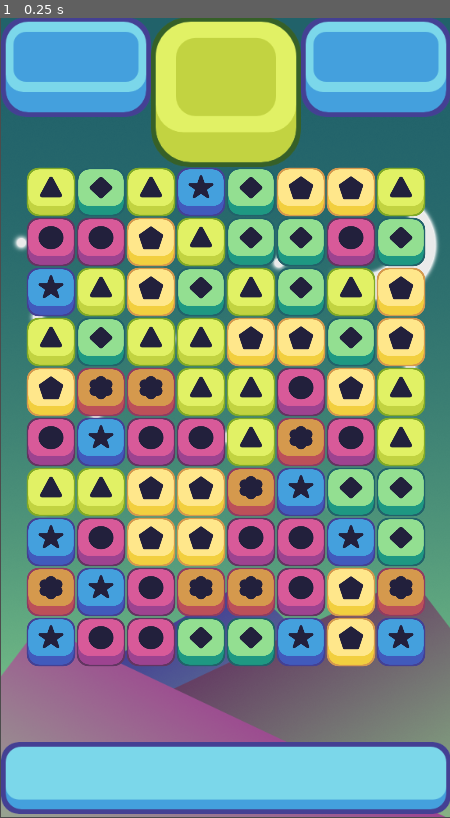
Above: before the commit, frame 1.
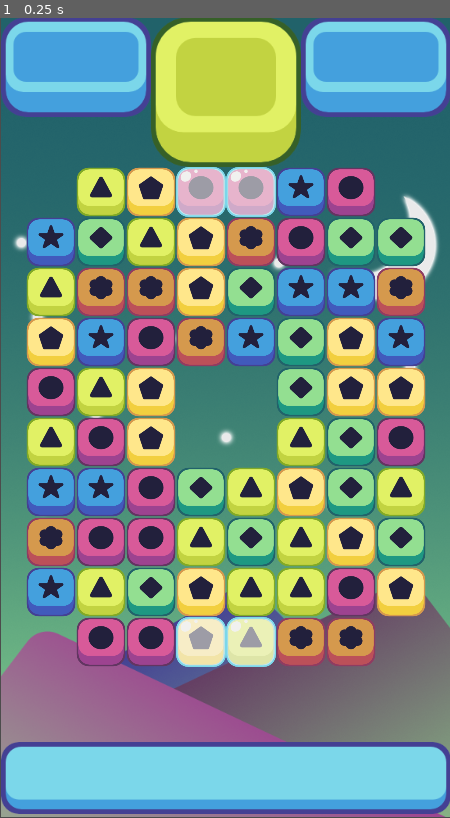
Above: after the commit, the same moment.

Repository: ondoheer/match3_godot
Game: Godot game, scene res://scenes/game_window.tscn
Two runs of this game, one before a commit and one after it. Both use one fixed random seed, a clock stepped at 60 frames per second and the inputs below.
Inputs:
- Up to frame 1 (0.25 s): no input

The runs differ from the first frame. In frame 1, 41% of the frame differs, in the area x 6-95%, y 18-82%.

Commit message:
ice pieces!

Diff:
--- a/scenes/game_window.tscn
+++ b/scenes/game_window.tscn
@@ -1,9 +1,10 @@
-[gd_scene load_steps=5 format=2]
+[gd_scene load_steps=6 format=2]
 
 [ext_resource path="res://art/UI/Backgrounds/background 2.png" type="Texture" id=1]
 [ext_resource path="res://art/UI/Top UI v 2.png" type="Texture" id=2]
 [ext_resource path="res://art/UI/Bottom UI v 2.png" type="Texture" id=3]
 [ext_resource path="res://scripts/grid.gd" type="Script" id=4]
+[ext_resource path="res://scripts/ice_holder.gd" type="Script" id=5]
 
 [node name="game_window" type="Node2D"]
 position = Vector2( 1.36035, -1.36037 )
@@ -35,6 +36,11 @@
 y_start = 800
 offset = 64
 y_offset = 3
+empty_spaces = PoolVector2Array( 0, 0, 7, 0, 0, 9, 7, 9, 3, 4, 4, 4, 3, 5, 4, 5 )
+ice_spaces = PoolVector2Array( 3, 0, 4, 0, 3, 9, 4, 9 )
+
+[node name="ice_holder" type="Node2D" parent="."]
+script = ExtResource( 5 )
 
 [node name="destroy_timer" type="Timer" parent="."]
 wait_time = 0.5
@@ -48,6 +54,8 @@
 wait_time = 0.5
 one_shot = true
 
+[connection signal="damage_ice" from="grid" to="ice_holder" method="_on_grid_damage_ice"]
+[connection signal="make_ice" from="grid" to="ice_holder" method="_on_grid_make_ice"]
 [connection signal="timeout" from="destroy_timer" to="grid" method="_on_destroy_timer_timeout"]
 [connection signal="timeout" from="collapse_timer" to="grid" method="_on_collapse_timer_timeout"]
 [connection signal="timeout" from="refill_timer" to="grid" method="_on_refill_timer_timeout"]
--- /dev/null
+++ b/scenes/ice.tscn
@@ -0,0 +1,11 @@
+[gd_scene load_steps=3 format=2]
+
+[ext_resource path="res://scripts/ice.gd" type="Script" id=1]
+[ext_resource path="res://art/Obstacles/Ice.png" type="Texture" id=2]
+
+[node name="ice" type="Node2D"]
+script = ExtResource( 1 )
+
+[node name="Sprite" type="Sprite" parent="."]
+scale = Vector2( 0.5, 0.5 )
+texture = ExtResource( 2 )
--- a/scripts/grid.gd
+++ b/scripts/grid.gd
@@ -11,6 +11,14 @@
 export (int) var offset
 export (int) var y_offset
 
+# obstacle stuff
+export (PoolVector2Array) var empty_spaces
+export (PoolVector2Array) var ice_spaces
+
+# obstacle signals
+signal damage_ice
+signal make_ice
+
 # piece array
 var possible_pieces = [
 preload("res://scenes/blue_piece.tscn"),
@@ -42,6 +50,13 @@
 	randomize()
 	all_pieces = make_2d_array()
 	spawn_pieces()
+	spawn_ice()
+
+func restricted_movement(place: Vector2):
+	for i in empty_spaces.size():
+		if empty_spaces[i] == place:
+			return true
+	return false
 
 
 
@@ -56,23 +71,24 @@
 func spawn_pieces():
 	for i in width:
 		for j in height:
-			if all_pieces[i][j] == null:
-				#choose a random number
-				var rand = floor(rand_range(0,possible_pieces.size()))
-				var piece = possible_pieces[rand].instance()
-				var loops = 0
-				while(match_at(i, j, piece.color) and loops < 100):
-					rand = floor(rand_range(0,possible_pieces.size()))
-					loops += 1
-					piece = possible_pieces[rand].instance()
-
-				add_child(piece)
-				# this makes it so that they fall, it doesn't affect the first draw of the board
-				# since it happens at init, still we could make a varioable to keep track if it's the first time
-				# this func is run and turn it off
-				piece.position = grid_to_pixel(i, j-y_offset)
-				piece.move(grid_to_pixel(i, j))
-				all_pieces[i][j] = piece
+			if not restricted_movement(Vector2(i,j)):
+				if all_pieces[i][j] == null:
+					#choose a random number
+					var rand = floor(rand_range(0,possible_pieces.size()))
+					var piece = possible_pieces[rand].instance()
+					var loops = 0
+					while(match_at(i, j, piece.color) and loops < 100):
+						rand = floor(rand_range(0,possible_pieces.size()))
+						loops += 1
+						piece = possible_pieces[rand].instance()
+
+					add_child(piece)
+					# this makes it so that they fall, it doesn't affect the first draw of the board
+					# since it happens at init, still we could make a varioable to keep track if it's the first time
+					# this func is run and turn it off
+					piece.position = grid_to_pixel(i, j-y_offset)
+					piece.move(grid_to_pixel(i, j))
+					all_pieces[i][j] = piece
 	after_spawn()
 
 func after_spawn():
@@ -88,6 +104,11 @@
 					return
 	state = move
 	move_checked = false
+
+func spawn_ice():
+	for i in ice_spaces.size():
+
+		emit_signal("make_ice", ice_spaces[i])
 
 func match_at(column, row, color):
 	if	column > 1:
@@ -218,21 +239,22 @@
 					was_matched = true
 					all_pieces[i][j].queue_free()
 					all_pieces[i][j] = null
+					emit_signal("damage_ice", Vector2(i,j))
+
 	move_checked = true
 	if was_matched:
 		get_parent().get_node("collapse_timer").start()
 	else:
 		swap_back()
 
-func _on_destroy_timer_timeout():
-	destroy_matched()
+
 
 
 
 func collapse_columns():
 	for i in width:
 		for j in height:
-			if all_pieces[i][j] == null:
+			if all_pieces[i][j] == null and !restricted_movement(Vector2(i,j)):
 				for k in range(j +1, height):
 					if all_pieces[i][k] != null:
 						all_pieces[i][k].move(grid_to_pixel(i, j))
@@ -241,6 +263,10 @@
 						break
 	get_parent().get_node("refill_timer").start()
 
+
+func _on_destroy_timer_timeout():
+	destroy_matched()
+
 func _on_collapse_timer_timeout():
 	collapse_columns()
 
--- /dev/null
+++ b/scripts/ice.gd
@@ -0,0 +1,19 @@
+extends Node2D
+
+export (int) var health
+
+
+# Called when the node enters the scene tree for the first time.
+func _ready():
+	pass # Replace with function body.
+
+
+
+
+func take_damage(dmg):
+	health -= dmg
+	# can add dmg effect here
+
+# Called every frame. 'delta' is the elapsed time since the previous frame.
+#func _process(delta):
+#	pass
--- /dev/null
+++ b/scripts/ice_holder.gd
@@ -0,0 +1,39 @@
+extends Node2D
+
+var ice_pieces = []
+var width = 8
+var height = 10
+var ice = preload("res://scenes/ice.tscn")
+
+
+# Called when the node enters the scene tree for the first time.
+func _ready():
+	pass
+
+func make_2d_array():
+	var array = []
+	for i in width:
+		array.append([])
+		for j in height:
+			array[i].append(null)
+	return array
+
+func _on_grid_make_ice(board_position: Vector2):
+	print(board_position)
+	if ice_pieces.size() == 0:
+		ice_pieces = make_2d_array()
+	var current = ice.instance()
+
+
+	current.position = Vector2(board_position.x * 64 + 64, -board_position.y * 64 + 800)
+
+	add_child(current)
+	ice_pieces[board_position.x][board_position.y] = current
+
+
+func _on_grid_damage_ice(board_position: Vector2):
+	if ice_pieces[board_position.x][board_position.y] != null:
+		ice_pieces[board_position.x][board_position.y].take_damage(1)
+		if ice_pieces[board_position.x][board_position.y].health <= 0:
+			ice_pieces[board_position.x][board_position.y].queue_free()
+			ice_pieces[board_position.x][board_position.y] = null
